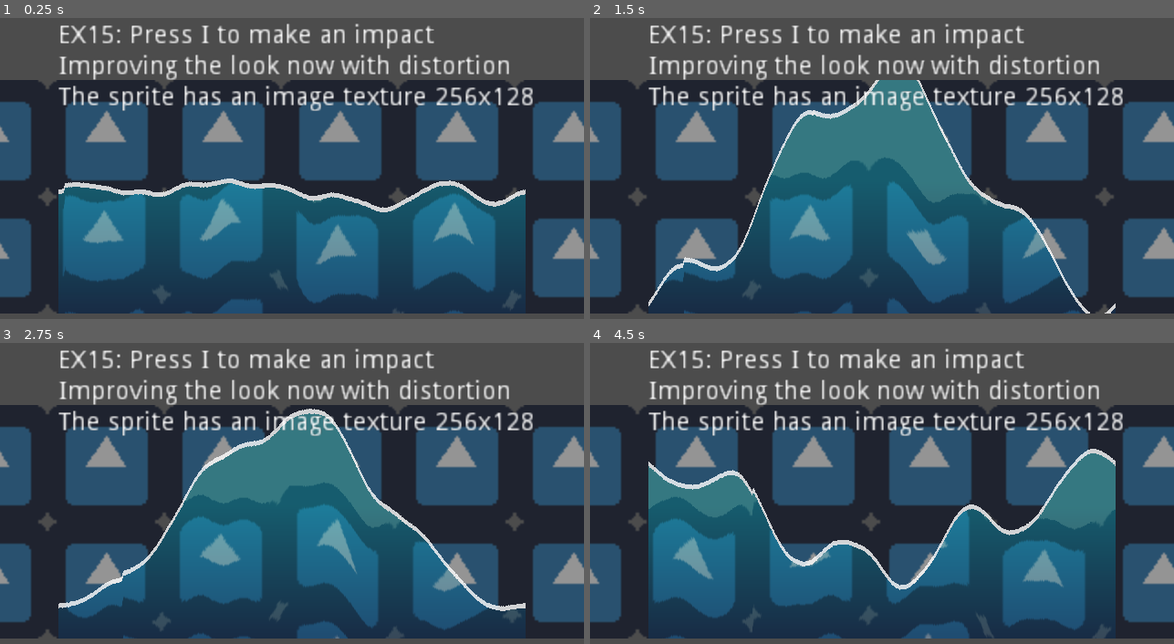
Above: before the commit, frames 1-4 (two rows, left to right).
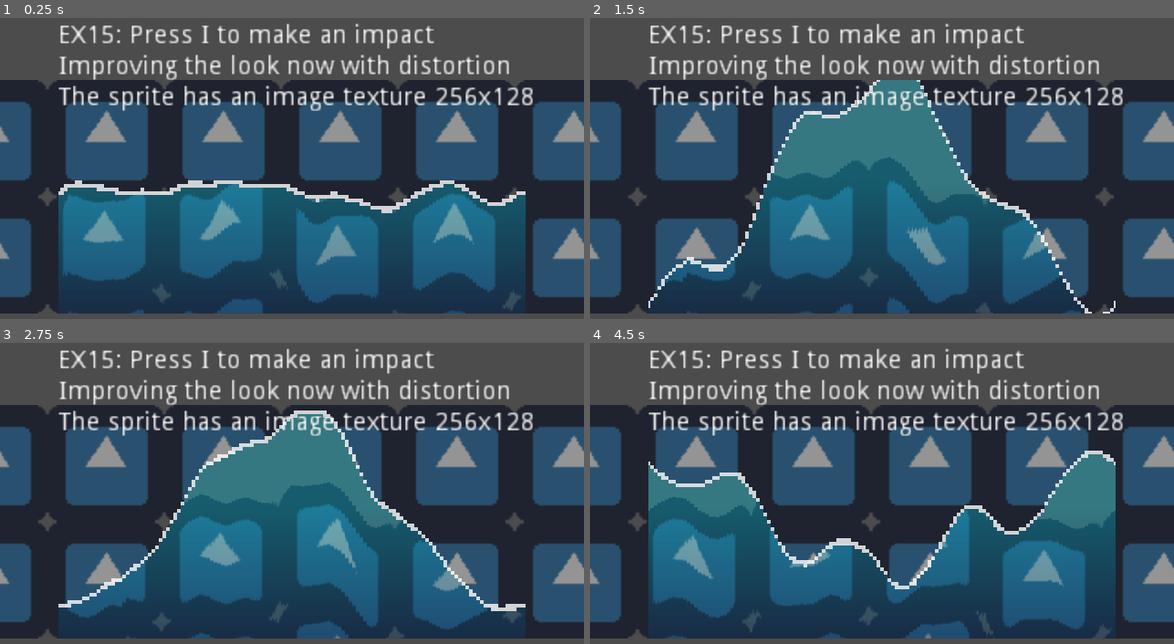
Above: after the commit, the same moments.

Repository: juanpaexpedite/GODOT2DSHADERS
Game: Godot game, scene res://scenes/shader_16_scene.tscn
Two runs of this game, one before a commit and one after it. Both use one fixed random seed, a clock stepped at 60 frames per second and the inputs below. Before the commit the project starts from res://scenes/shader_15_scene.tscn. The engine's default icon, where the game draws it, is replaced by a stand-in: a white triangle on a blue panel in a dark square.
Inputs:
- Up to frame 1 (0.25 s): no input
- Up to frame 2 (1.5 s): tap I (impact) at 0.5, 1.35 s; hold I (impact) 0.53-1.28 s
- Up to frame 3 (2.75 s): tap I (impact) at 2 s; hold I (impact) from 2.03 s (still down)
- Up to frame 4 (4.5 s): release I (impact) at 2.78 s; tap I (impact) at 2.85, 3.5, 4.35 s; hold I (impact) 3.53-4.28 s

The runs differ from the first frame. In frame 1, 0.8% of the frame differs, in the area x 10-90%, y 53-99%; in frame 2, 1.0%; in frame 3, 1.0%, in the area x 10-90%, y 21-99%; in frame 4, 0.9%.

Commit message:
added pixelation

Diff:
--- a/project.godot
+++ b/project.godot
@@ -11,7 +11,7 @@
 [application]
 
 config/name="Godot2dshaders"
-run/main_scene="res://scenes/shader_15_scene.tscn"
+run/main_scene="res://scenes/shader_16_scene.tscn"
 config/icon="res://icon.png"
 
 [display]
--- /dev/null
+++ b/scenes/shader_16_scene.tscn
@@ -0,0 +1,61 @@
+[gd_scene load_steps=10 format=2]
+
+[ext_resource path="res://shaders/shader_16.shader" type="Shader" id=1]
+[ext_resource path="res://scenes/shader_9_scene.gd" type="Script" id=2]
+[ext_resource path="res://icon.png" type="Texture" id=3]
+
+[sub_resource type="OpenSimplexNoise" id=3]
+
+[sub_resource type="NoiseTexture" id=4]
+width = 256
+height = 256
+noise = SubResource( 3 )
+
+[sub_resource type="Gradient" id=5]
+colors = PoolColorArray( 0, 0.882813, 1, 1, 0.0313873, 0.255469, 0.472656, 1 )
+
+[sub_resource type="GradientTexture2D" id=6]
+gradient = SubResource( 5 )
+width = 128
+height = 128
+fill_from = Vector2( 0, 0.431771 )
+fill_to = Vector2( 0, 0.998438 )
+
+[sub_resource type="ShaderMaterial" id=2]
+shader = ExtResource( 1 )
+shader_param/pixelation_x = 128.0
+shader_param/pixelation_y = 64.0
+shader_param/line_color = Color( 1, 1, 1, 0.8 )
+shader_param/water_color = Color( 0, 0.670588, 1, 0.8 )
+shader_param/impact = 0.0
+shader_param/water_gradient = SubResource( 6 )
+shader_param/noise = SubResource( 4 )
+
+[sub_resource type="ImageTexture" id=1]
+size = Vector2( 256, 128 )
+
+[node name="Node2D" type="Node2D"]
+position = Vector2( 32, 48 )
+script = ExtResource( 2 )
+
+[node name="TextureRect" type="TextureRect" parent="."]
+modulate = Color( 0.584314, 0.584314, 0.584314, 1 )
+margin_left = -70.0
+margin_right = 328.0
+margin_bottom = 128.0
+texture = ExtResource( 3 )
+expand = true
+stretch_mode = 2
+
+[node name="Sprite_256x128" type="Sprite" parent="."]
+material = SubResource( 2 )
+texture = SubResource( 1 )
+centered = false
+
+[node name="Label" type="Label" parent="."]
+margin_top = -31.0
+margin_right = 254.0
+margin_bottom = -7.0
+text = "EX15: Press I to make an impact
+Improving the look now with distortion
+The sprite has an image texture 256x128"
--- /dev/null
+++ b/shaders/shader_16.shader
@@ -0,0 +1,57 @@
+//Sin typical graph
+//Grafica tipica del seno
+shader_type canvas_item;
+const float PI = 3.14159265358979323846;
+
+uniform float pixelation_x = 128;
+uniform float pixelation_y = 64;
+uniform vec4 line_color : hint_color = vec4(1,1,1,0.8);
+uniform vec4 water_color : hint_color = vec4(0,0,1,0.8);
+uniform sampler2D water_gradient;
+uniform sampler2D noise;
+uniform float impact = 0.0;
+const float amplitude = 0.1;
+const float peaks = 4.0;
+const float velocity = -3.0;
+
+void fragment()
+{
+	//pixelate
+	float uvpx = round(UV.x * pixelation_x) / pixelation_x;
+	float uvpy = round(UV.y * pixelation_y) / pixelation_y;
+
+	//float y = -1. * delta_ampl *sin (peaks*UV.x*2.*PI) + 0.5;
+
+	float delta_impact_ampl = impact * sin(5.*TIME);
+	float y = -1. * delta_impact_ampl *sin (uvpx*2.*PI-PI/2.);
+
+	//NOISE:
+	float uvpx_noise = round((uvpx + sin(-0.05*TIME)) * pixelation_x) / pixelation_x;
+	vec2 uv_noise = vec2(uvpx_noise, 0);
+	float val_noise = 0.5 * texture(noise,uv_noise).r;
+	y += val_noise;
+
+	float delta_ampl = amplitude * sin(TIME);
+	y += -1.* delta_ampl *sin(peaks*uvpx*2.*PI) + 0.25;
+
+	float dif = uvpy - y;
+	if(abs(dif) < 0.01)
+	{
+		COLOR = line_color;
+	}
+	else if(dif > 0.01)
+	{
+		vec2 screen_pos = SCREEN_UV + vec2(0.01*texture(noise,uv_noise).r, 0.5*texture(noise,uv_noise).r);
+		vec4 c = textureLod(SCREEN_TEXTURE, screen_pos, 0.0);
+
+		vec2 grad_pos = vec2(uvpx,uvpy);
+		vec4 t = texture(water_gradient,grad_pos);
+
+		COLOR = mix(c,t,0.3);
+
+	}
+	else
+	{
+		COLOR = vec4(0,0,0,0);
+	}
+}
